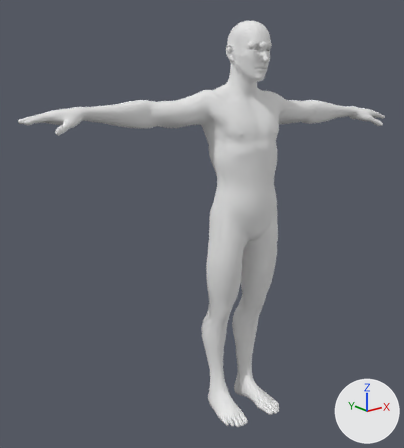
Two versions of the COLLADA model public/adl/sandbox/avatars/Male_Avatar_Base.DAE, one commit apart.
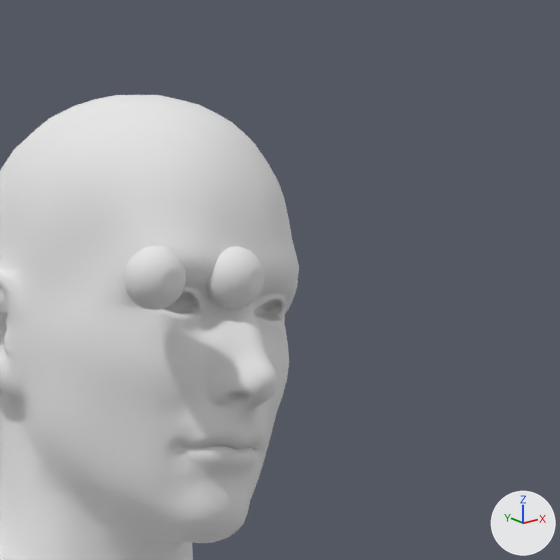
Each version is shown whole from a 50 mm lens placed at (-1.645, -1.751, 1.61), pointed at (-0.133, 0.14, 0.854), then close up on the part from 57% to 76% of the width and 2% to 19% of the height. Every picture has the same lights, and +X, +Y and +Z are marked at lower right. Where no turn or scale is listed for an object, it has been applied to the vertices.

Names of what the first close-up shows: 'Male_Body_Base', 'Male_Eyes'.
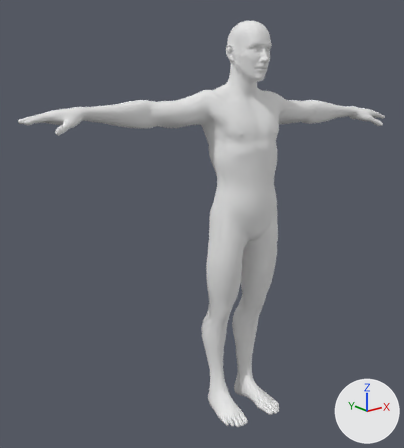
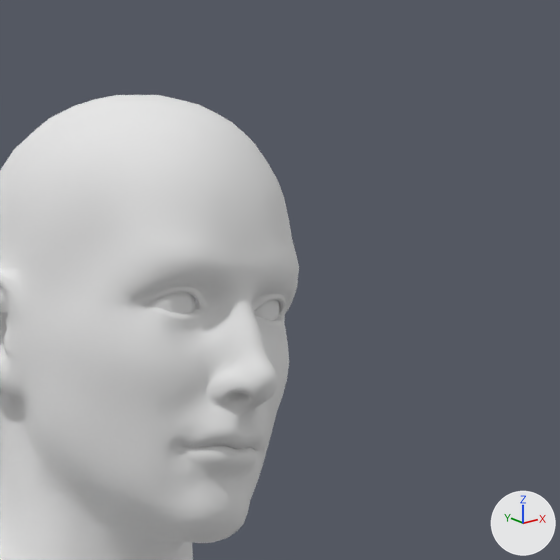
Where the change shows, as pixel boxes [x1, y1, x2, y2] in the close-ups (560 x 560 px):
'Male_Eyes', deleted
    before: [124, 245, 264, 310]
part 1 of me_male_body_base, added
    after: [254, 300, 279, 320]
part 2 of me_male_body_base, added
    after: [149, 292, 195, 314]

The edits, one by one:
me_male_body_base is used by ob_male_body_base; location (-0.0616, -0.0595, -0.0374).
me_male_body_base had 9262 vertices, 18306 faces and spanned x -0.86..1.04, y -0.16..0.29, z 0.0..1.76.
me_male_body_base now has 10026 vertices, 19826 faces and spans x -0.86..1.04, y -0.16..0.29, z 0.0..1.76.
me_male_body_base part 1: a new loose piece of 382 vertices spanning x 0.11..0.14, y 0.02..0.05, z 1.63..1.66, in mat_9___default (its picture is missing).
me_male_body_base part 2: a new loose piece of 382 vertices spanning x 0.05..0.08, y 0.02..0.05, z 1.63..1.66, in mat_9___default (its picture is missing).
Object 'Male_Eyes' (ob_male_eyes) is deleted.
